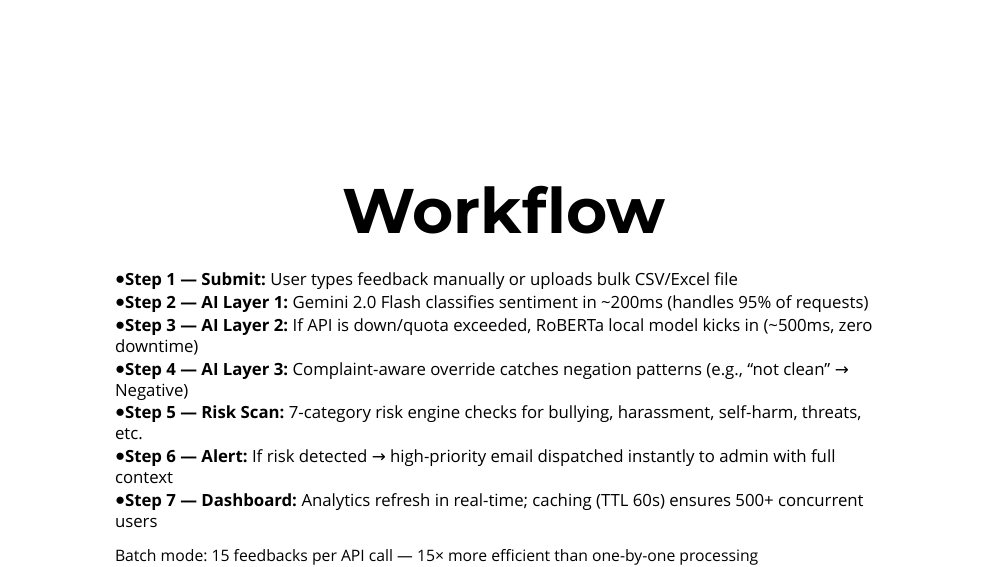
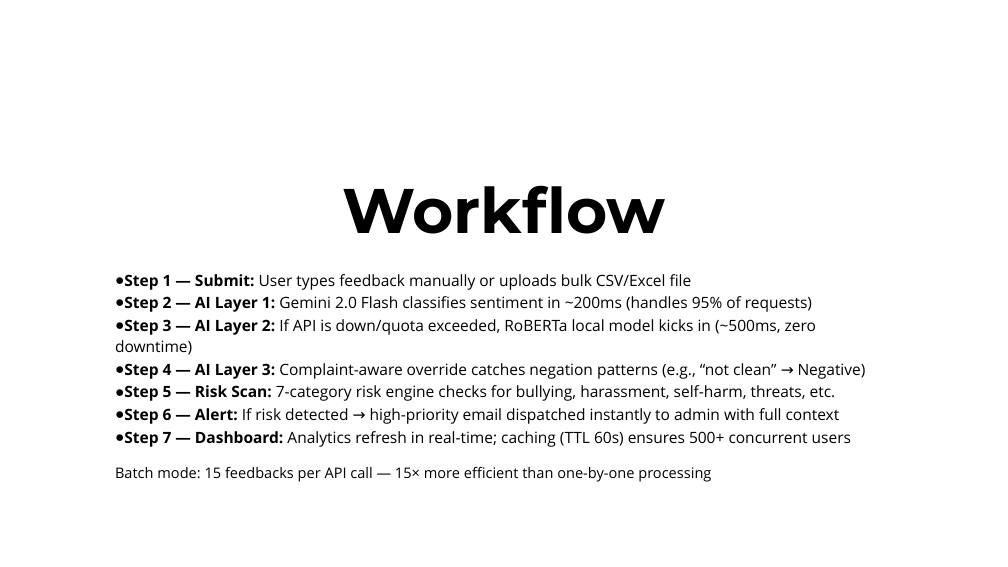
Before and after one commit to juug25btech13111/CODEX, a slide deck: slide 10 of presentation.pptx. Drawn at 1008x567 pixels with LibreOffice and Linux fonts; fonts in the diff are those of the drawing; background and template pictures are left out. Boxes give left, top, right and bottom in pixels: in the first picture for what was removed or moved away, otherwise in the second. Text is boxed around its words. In the diff, an @@ line names an element or a change of style, - is before the commit and + after.

```diff
--- a/presentation.pptx
+++ b/presentation.pptx
@@ text "Step 1 — Submit: User ..." at (x1=115, y1=274, x2=866, y2=482): size 16 to 14.8 pt in "Step 1 — Submit: User types feedback ...", "Step 2 — AI Layer 1: Gemini ...", "Step 3 — AI Layer 2: If ...", "Step 4 — AI Layer 3: Complaint-aware ..." and 3 more places; size 15 to 13.9 pt in "Batch mode: 15 feedbacks per API call ..." @@
```
Also in this commit, not shown: 1 other slide changed, 1 slide added.
